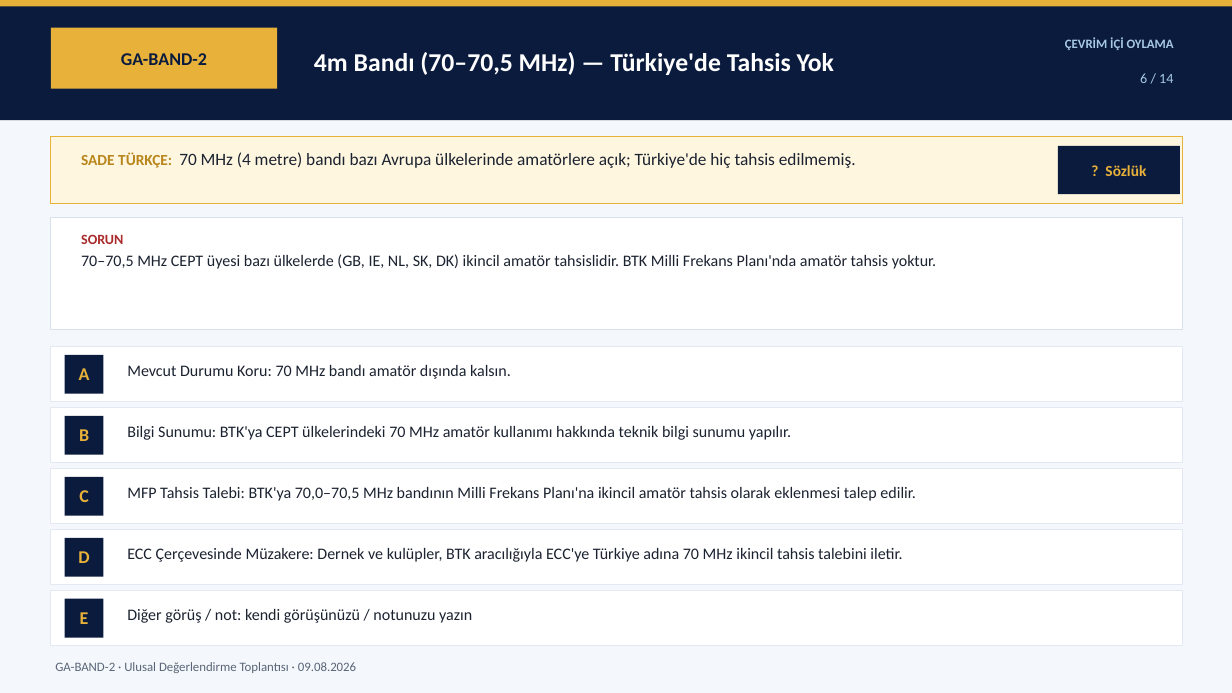
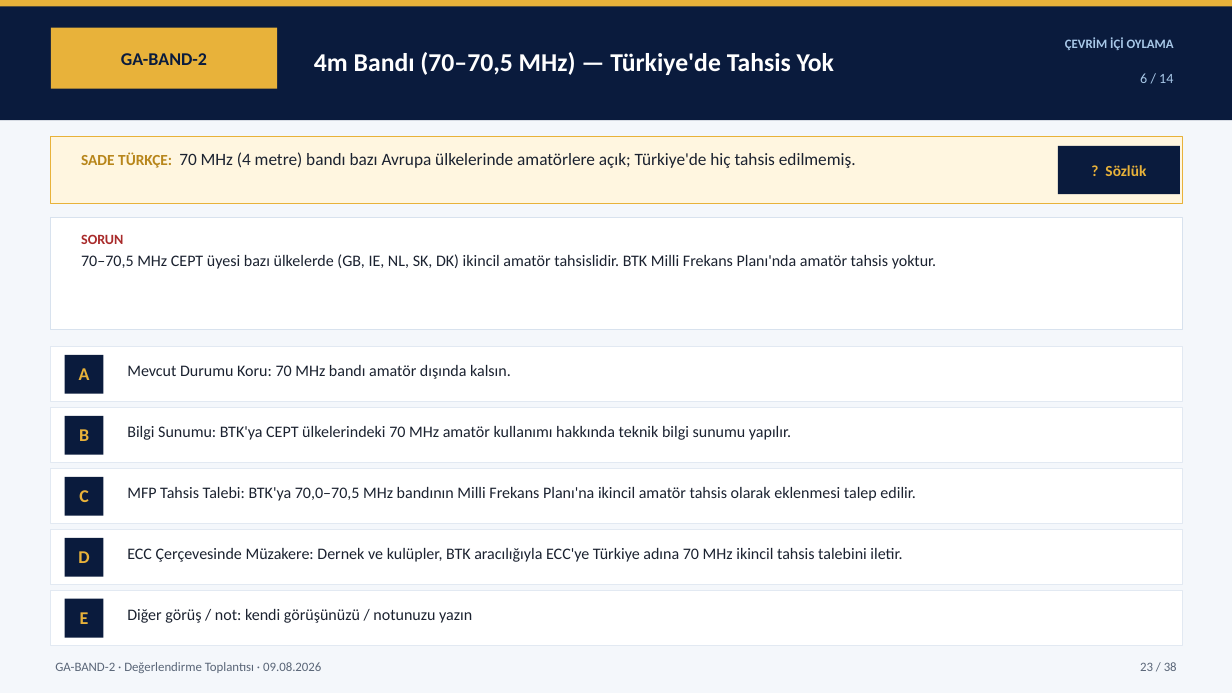
Before and after one commit to TA3HRJ/amator-telsiz-mevzuat, a slide deck: slide 23 of Amator_Telsizcilik_Uzlasi_Oy_Pusulasi_Sunum_v1.3.pptx. Drawn at 1232x693 pixels with LibreOffice and Linux fonts; fonts in the diff are those of the drawing. Boxes give left, top, right and bottom in pixels: in the first picture for what was removed or moved away, otherwise in the second. Text is boxed around its words. In the diff, an @@ line names an element or a change of style, - is before the commit and + after.

```diff
--- a/Amator_Telsizcilik_Uzlasi_Oy_Pusulasi_Sunum_v1.3.pptx
+++ b/Amator_Telsizcilik_Uzlasi_Oy_Pusulasi_Sunum_v1.3.pptx
@@ text at [55, 662, 321, 673]: text changed @@
-GA-BAND-2 · Ulusal Değerlendirme Toplantısı · 09.08.2026
+GA-BAND-2 · Değerlendirme Toplantısı · 09.08.2026
@@ text added at [1140, 662, 1177, 671], 10 pt, text #5A6678 @@
+23 / 38
```
Also in this commit, not shown: 37 other slides changed, 2 other files.
